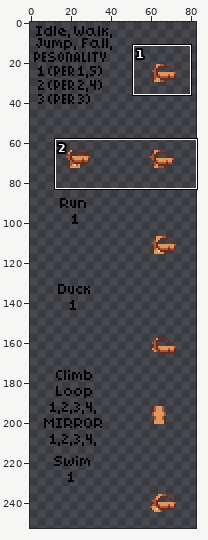
Edited in one commit: sprite sheet (items/armors/floran/floran-hunter/chestf.png). Above, an overview of the earlier version with the close-up marked.
Close-up. First the earlier version:
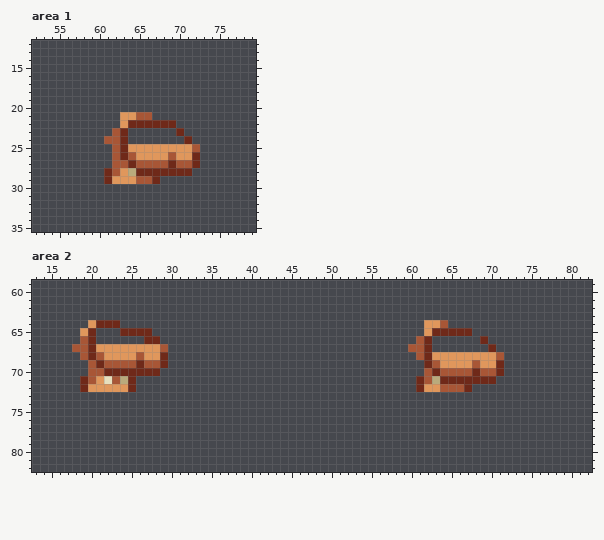
The file is 86x258 pixels. Shown: area 1: x 52..79, y 12..35; area 2: x 13..82, y 59..82. The wide view leaves out empty margins. The commit also changed other parts of the picture, which this record leaves out.
And afterwards:
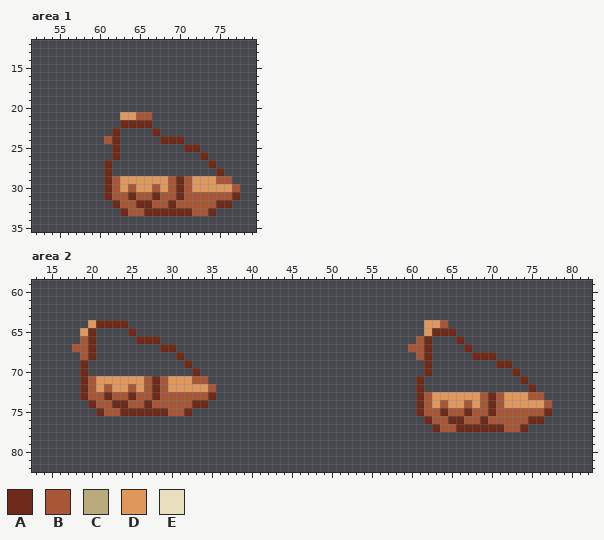
Palette (. is transparent): A #6f2919  B #a85636  C #baaa7c  D #e0975c  E #e7dfbd
The edit:
Area 1:
y 22: x 63 D -> A; x 67..69 AAA -> ...
y 23: x 62..63 BA -> A.; x 67 . -> A; x 70 A -> .
y 24: x 62..63 BA -> A.; x 68..71 ...A -> AAA.
y 25: x 62..72 BADDDDDDDDB -> A........AA
y 26: x 62..73 BABDDDDBDDA. -> A..........A
y 27: x 61..72 .BBABBBBABBA -> A...........; x 74 . -> A
y 28: x 62..71 BDCAAAAAAA -> ..........; x 75 . -> A
y 29: x 62 D -> B; x 65..76 BBA......... -> DDDDBABDDDBB
y 30: x 61..77 ................. -> ABDBDDBDBABDDDDDB
y 31: x 61..77 ................. -> ABBABBABBABBBBBBA
y 32: x 62..76 ............... -> ABBAABBABBBBBAA
y 33: x 63..74 ............ -> ABBAAAAAABBA
Area 2:
y 64: x 24 . -> A
y 65: x 24 A -> .; x 26..27 AA -> ..; x 66..67 AA -> ..
y 66: x 26 . -> A; x 66 . -> A; x 69 A -> .
y 67: x 21..30 DDDDDDDDB. -> ........AA; x 67 . -> A; x 70 A -> .
y 68: x 21..29 BDDDDBDDA -> .........; x 31 . -> A; x 63..71 DDDDDDDDB -> .....AAA.
y 69: x 19..29 .BABBBBABBA -> A..........; x 32 . -> A; x 63..70 BDDDDBDD -> ........; x 72 . -> A
y 70: x 19..28 .BBAAAAAAA -> A.........; x 33 . -> A; x 62..71 BABBBBABBA -> A.........; x 73 . -> A
y 71: x 22..34 EBCA......... -> DDDDDBABDDDBB; x 62..70 BCAAAAAAA -> .........; x 74 . -> A
y 72: x 20 D -> B; x 22 D -> B; x 25..35 A.......... -> BDBABDDDDDB; x 62..67 DDBBBA -> ......; x 75 . -> A
y 73: x 19..35 ................. -> ABBABBABBABBBBBBA; x 61..76 ................ -> ABDDDDDDBABDDDBB
y 74: x 20..34 ............... -> ABBAABBABBBBBAA; x 61..77 ................. -> ABDBDDBDBABDDDDDB
y 75: x 21..32 ............ -> ABBAAAAAABBA; x 61..77 ................. -> ABBABBABBABBBBBBA
y 76: x 62..76 ............... -> ABBAABBABBBBBAA
y 77: x 63..74 ............ -> ABBAAAAAABBA
Boxes around the changes in both close-ups, in picture pixels (x1, y1, x2, y2):
changed: (104, 120, 240, 216)
changed: (80, 320, 216, 416)
changed: (416, 328, 552, 432)
